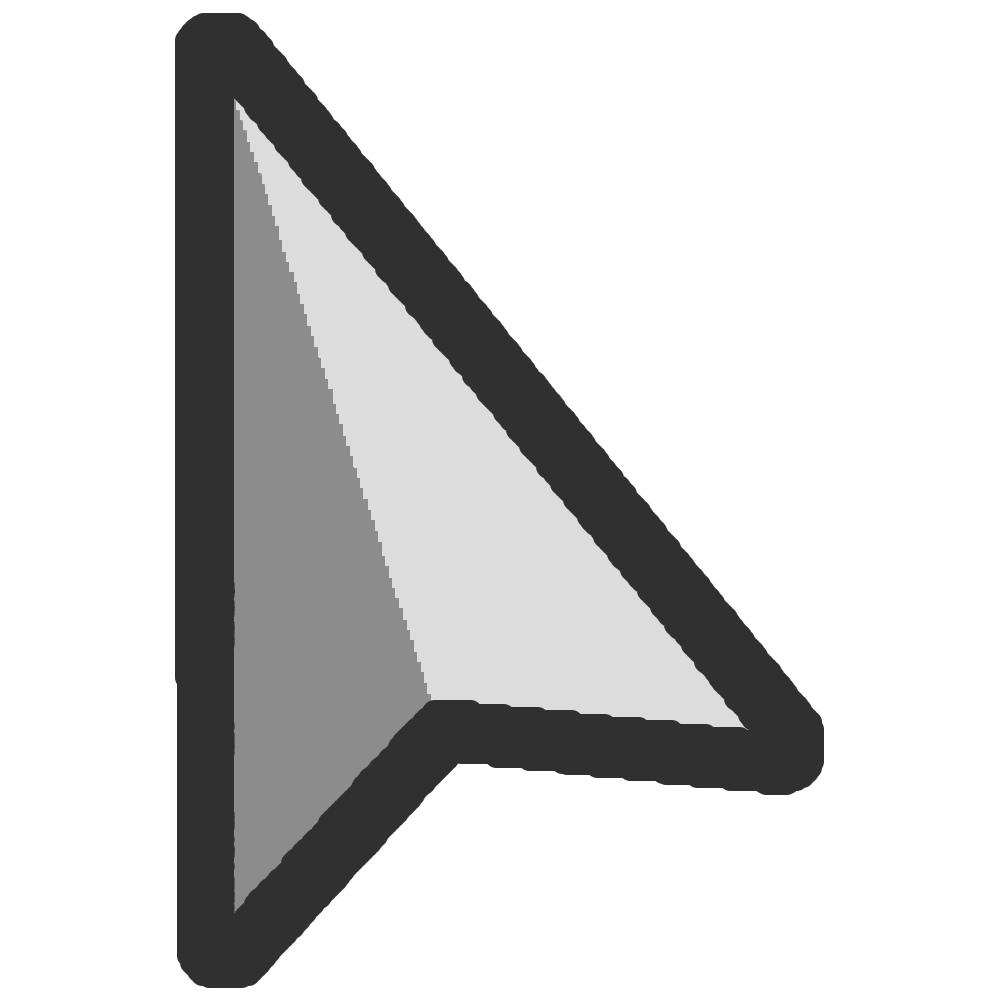
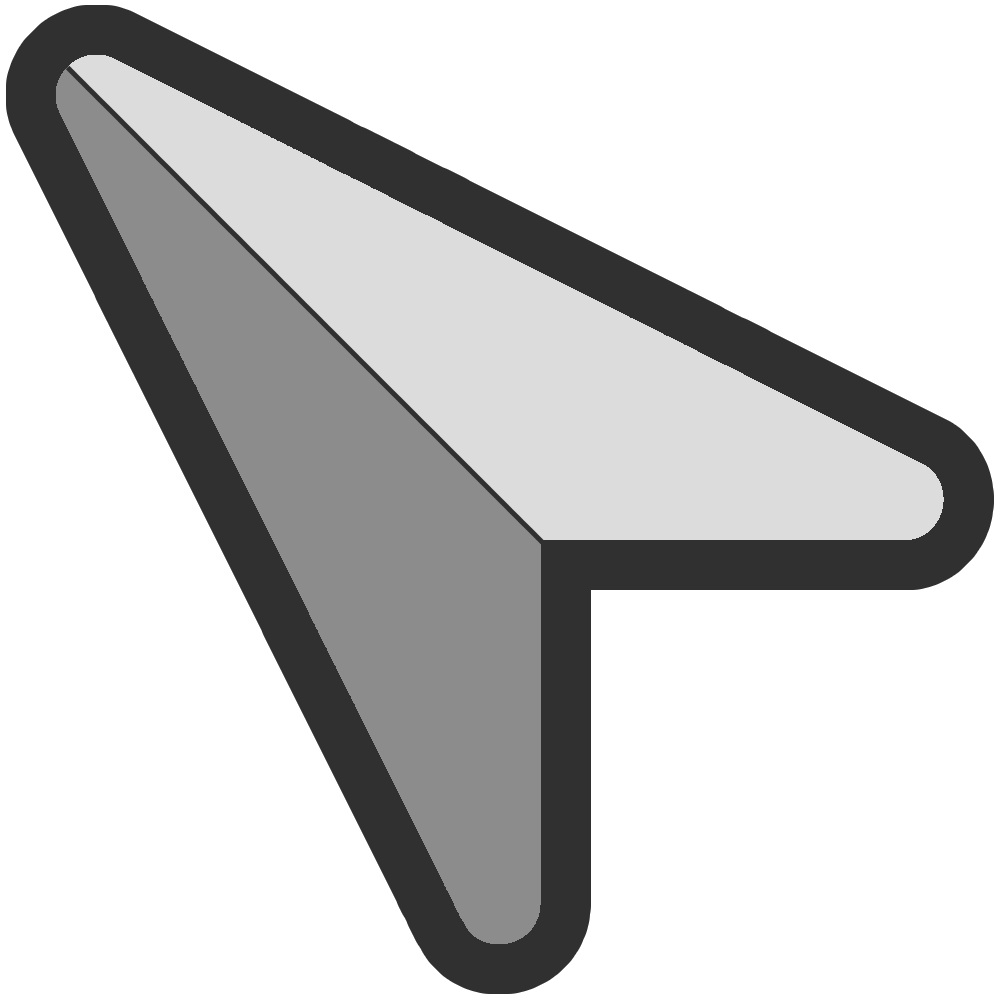
Comparing the layer stacks of the two 1000 × 1000 images. Changes:
added layer "Layer 6" above "Shape 2" over [6, 5, 994, 994]
hid "Layer 2" over [187, 25, 812, 976]
hid "Layer 4" over [221, 28, 803, 746]
hid "Layer 3" over [212, 54, 468, 944]
